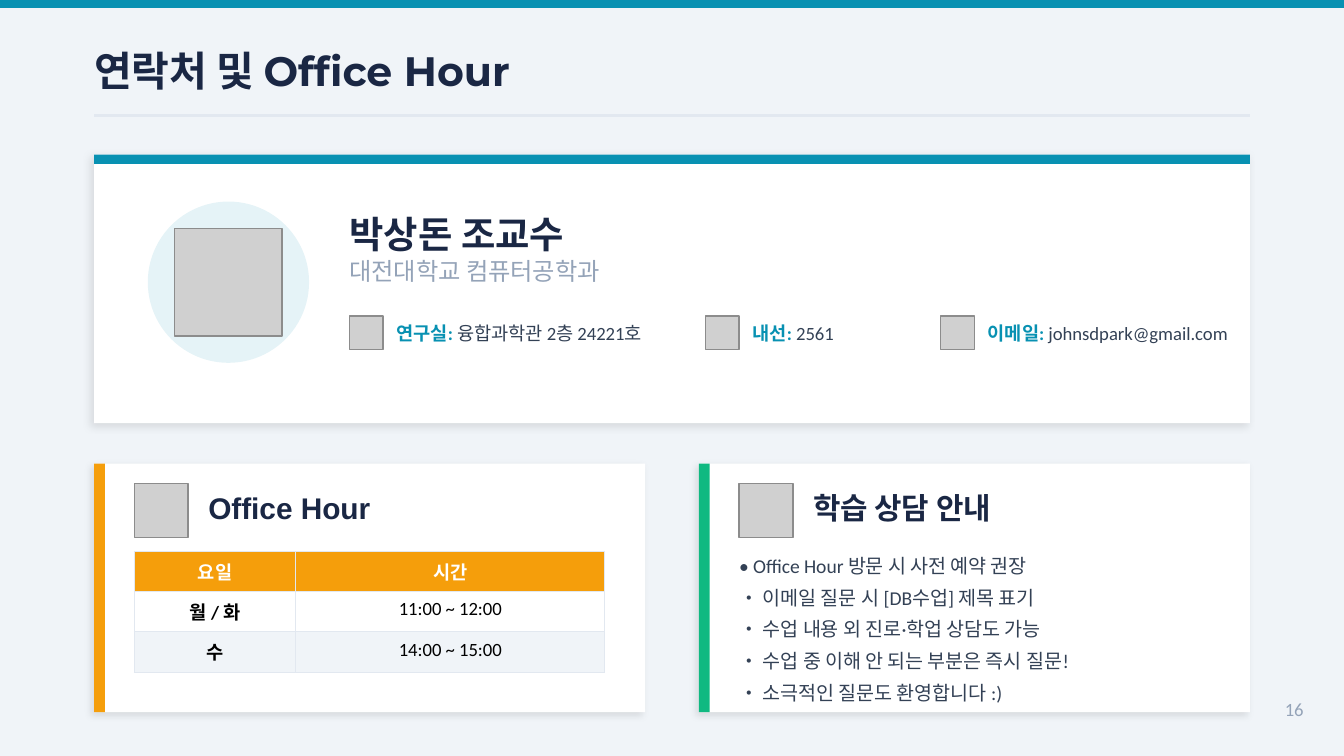
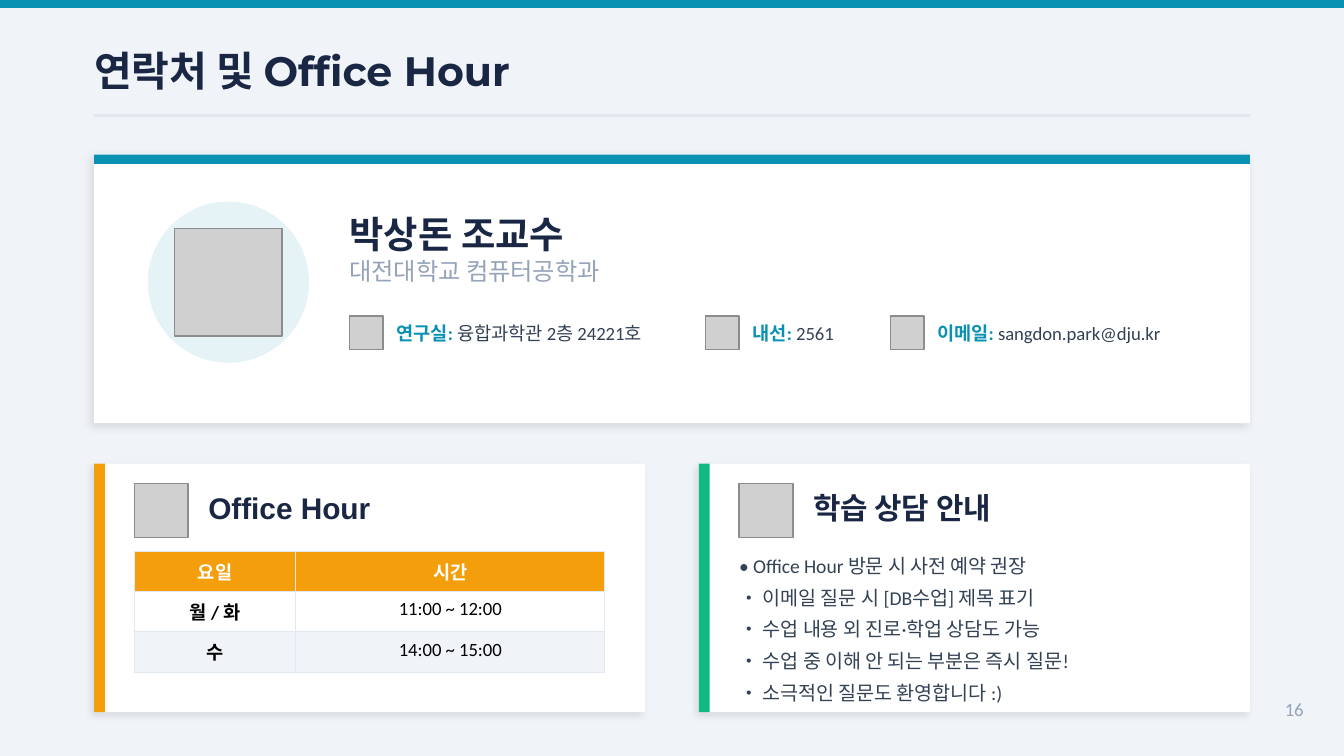
Before and after one commit to Sangdon-Park/Sangdon-Park.github.io, a slide deck: slide 16 of data/DB시스템/0장_데이터베이스시스템_Preview.pptx. Drawn at 1344x756 pixels with LibreOffice and Linux fonts; fonts in the diff are those of the drawing; grey boxes stand for pictures. Boxes give left, top, right and bottom in pixels: in the first picture for what was removed or moved away, otherwise in the second. Text is boxed around its words. In the diff, an @@ line names an element or a change of style, - is before the commit and + after.

Commit message:
pptx

```diff
--- a/data/DB시스템/0장_데이터베이스시스템_Preview.pptx
+++ b/data/DB시스템/0장_데이터베이스시스템_Preview.pptx
@@ picture: place and size @@
-picture at <box>941,316,974,349</box>
+picture at <box>890,316,923,349</box>
@@ text at <box>937,324,1160,343</box>: text changed @@
-이메일: johnsdpark@gmail.com
+이메일: sangdon.park@dju.kr
```
Also in this commit, not shown: 2 other slides changed, 1 other file.
